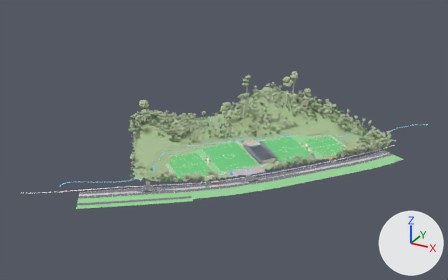
An edit to the glTF model KHFR_stage4_winter.glb, drawn before and after from the same camera.
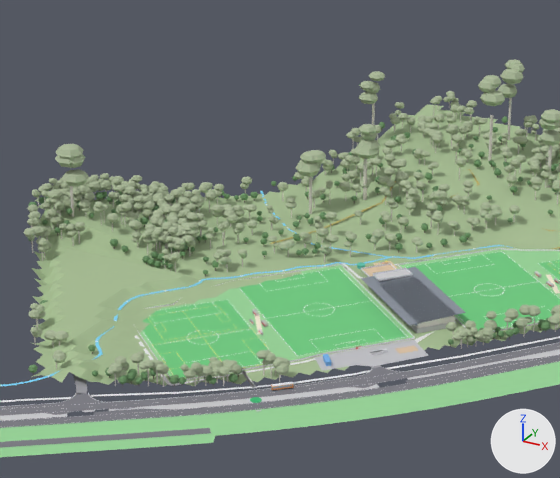
Each version appears first whole from a 50 mm lens placed at (457.0, -980.0, 463.0), pointed at (-22.0, -109.0, 28.0), and next in a close-up on the part from 27% to 69% of the width and 18% to 76% of the height. Lighting does not change. The marker at lower right points along +X, +Y and +Z. The older version's two pictures come first. Vertices at exactly the same position are counted once.

Names of what the first close-up shows: 'Bush planting zones (euc_can)', 'Bushland forest (euc_can)', 'E2 car park (retained)', 'Giant eucalypts (canopies)', 'Pavilion roof (skillion)', 'Pitch 1', 'Pitch 2', 'Pitch 3', 'Reserve terrain', 'Road reserve (far verge)', 'Swansea Rd NE-bound (surveyed both edges)', 'Swansea Rd SW-bound (2 lanes, smooth)', 'Tennis precinct bush retained (euc_can)' and 61 more.
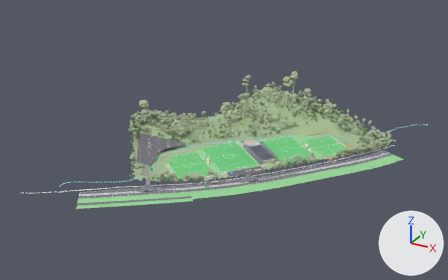
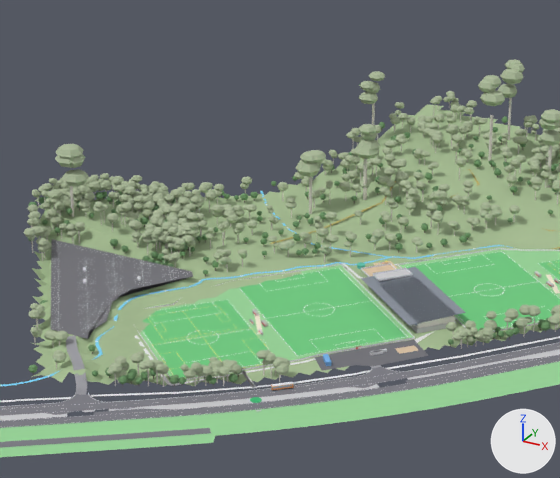
Where the change shows, as pixel boxes [x1, y1, x2, y2] in the close-ups (560 x 478 px):
'New car park (~220)', recoloured, reshaped (not visible before): after [51, 239, 193, 339]
'E2 car park (retained)', recoloured (light grey to grey): [314, 340, 429, 371] in both

What changed in the scene script:
```text
Change mat_park:
    mat_park.base_color: (0.55, 0.55, 0.58) -> (0.17, 0.17, 0.19)  # light grey #c4c4c8 -> grey #737379
Change me_new_car_park___220:
    used by ob_new_car_park___220; location = (0.0, 0.0, 0.0)
    remove me_new_car_park___220.from_pydata(...)  # 19 vertices, 27 faces; spans x -205.5..-95.5, y -220.3..-112.3, z 0.0..0.1
    add me_new_car_park___220.from_pydata(...)  # 20 vertices, 36 faces; spans x -205.5..-95.5, y -220.3..-112.3, z 6.4..6.6
    me_new_car_park___220 part 1: the whole mesh is rebuilt
```
